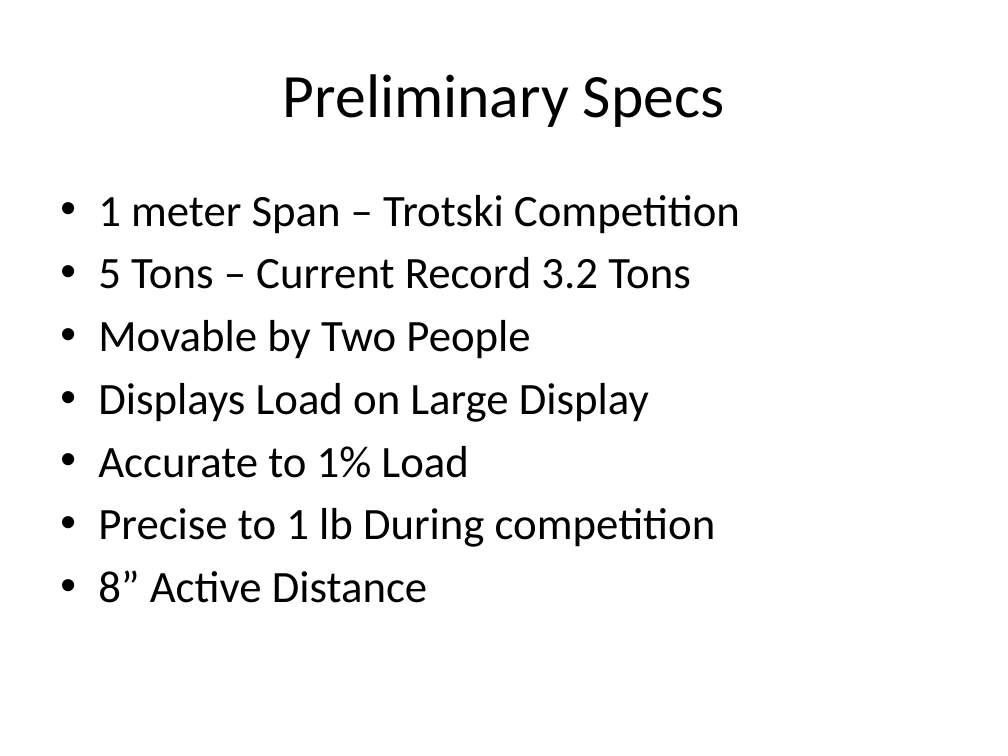
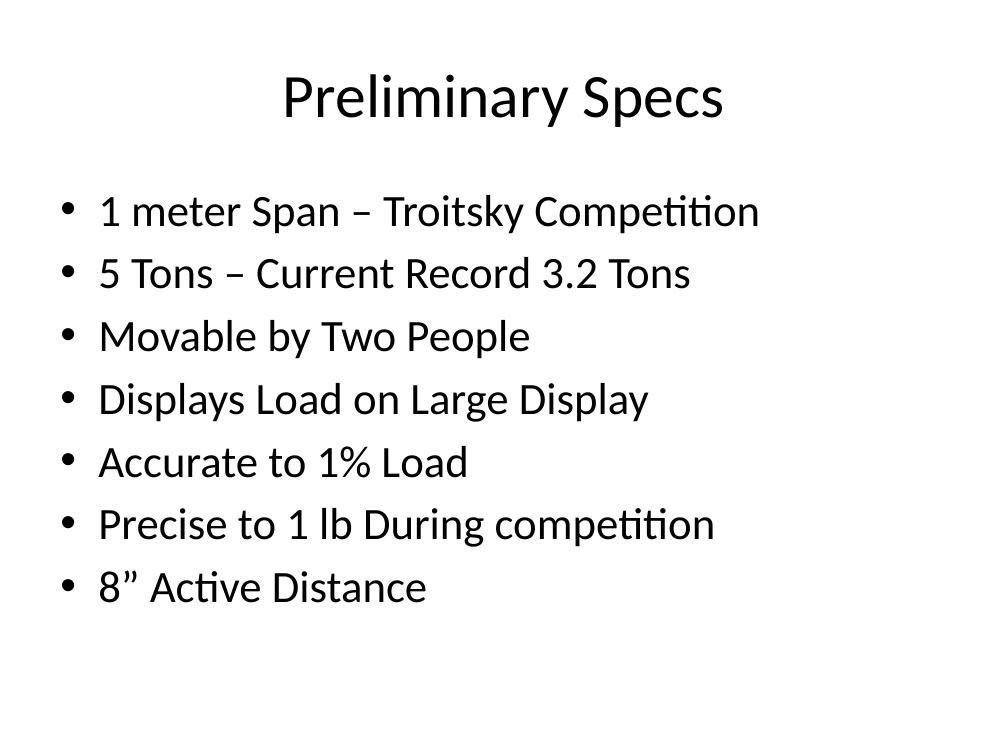
Before and after one commit to TheBengineer/Bridge-Tester, a slide deck: slide 2 of Presentations/November 6, 2013/Competition Bridge Tester.pptx. Drawn at 1008x756 pixels with LibreOffice and Linux fonts; fonts in the diff are those of the drawing. Boxes give left, top, right and bottom in pixels: in the first picture for what was removed or moved away, otherwise in the second. Text is boxed around its words. In the diff, an @@ line names an element or a change of style, - is before the commit and + after.

```diff
--- a/Presentations/November 6, 2013/Competition Bridge Tester.pptx
+++ b/Presentations/November 6, 2013/Competition Bridge Tester.pptx
@@ text at bbox=[98, 195, 760, 234]: text changed @@
-• 1 meter Span – Trotski Competition
+• 1 meter Span – Troitsky Competition
```
Also in this commit, not shown: 5 other slides changed.
